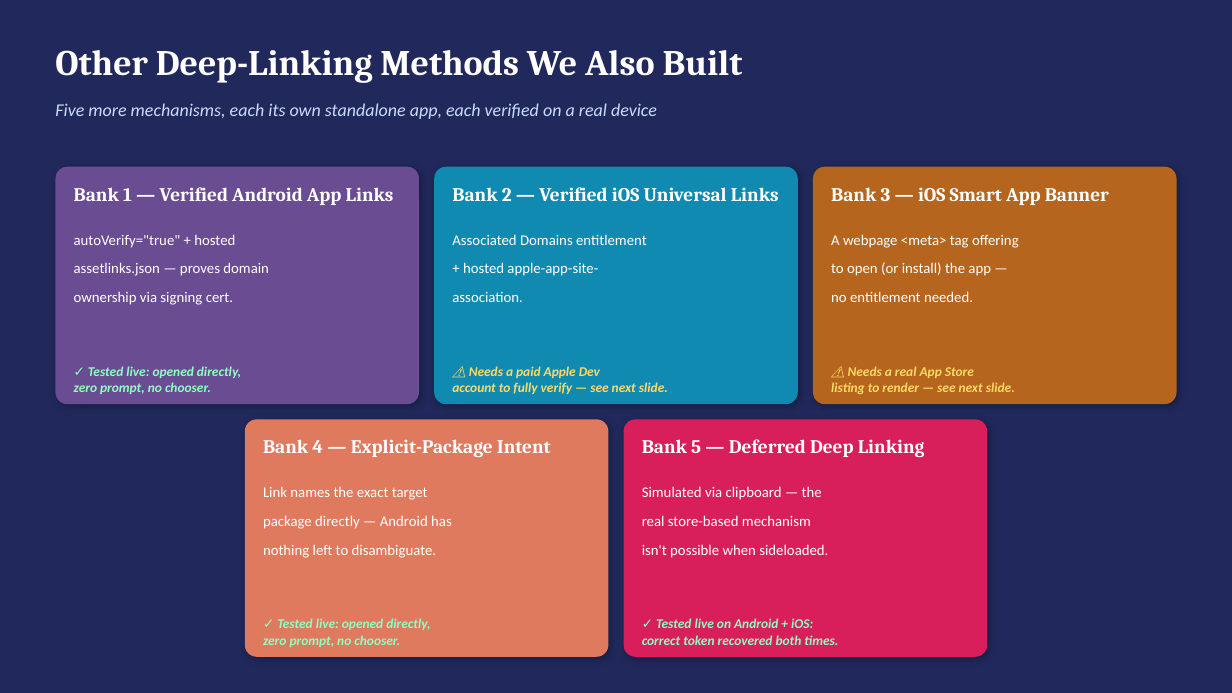
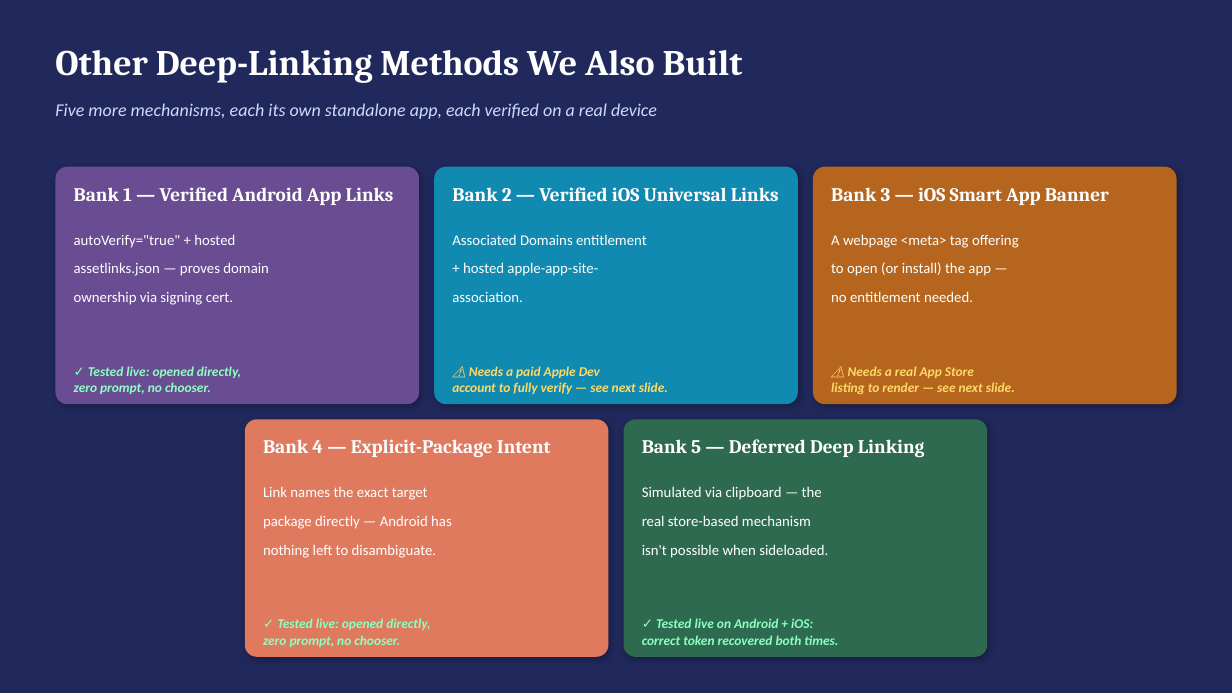
Before and after one commit to deandrehaijielim-commits/sgqr-deep-link-demo, a slide deck: slide 11 of SGQR_Deep_Linking_Simulation.pptx. Drawn at 1232x693 pixels with LibreOffice and Linux fonts; fonts in the diff are those of the drawing. Boxes give left, top, right and bottom in pixels: in the first picture for what was removed or moved away, otherwise in the second. Text is boxed around its words. In the diff, an @@ line names an element or a change of style, - is before the commit and + after.

```diff
--- a/SGQR_Deep_Linking_Simulation.pptx
+++ b/SGQR_Deep_Linking_Simulation.pptx
@@ rounded rectangle at bbox=[624, 420, 988, 657]: fill #D81E5B to #2D6A4F @@
```
Also in this commit, not shown: 21 other files.
